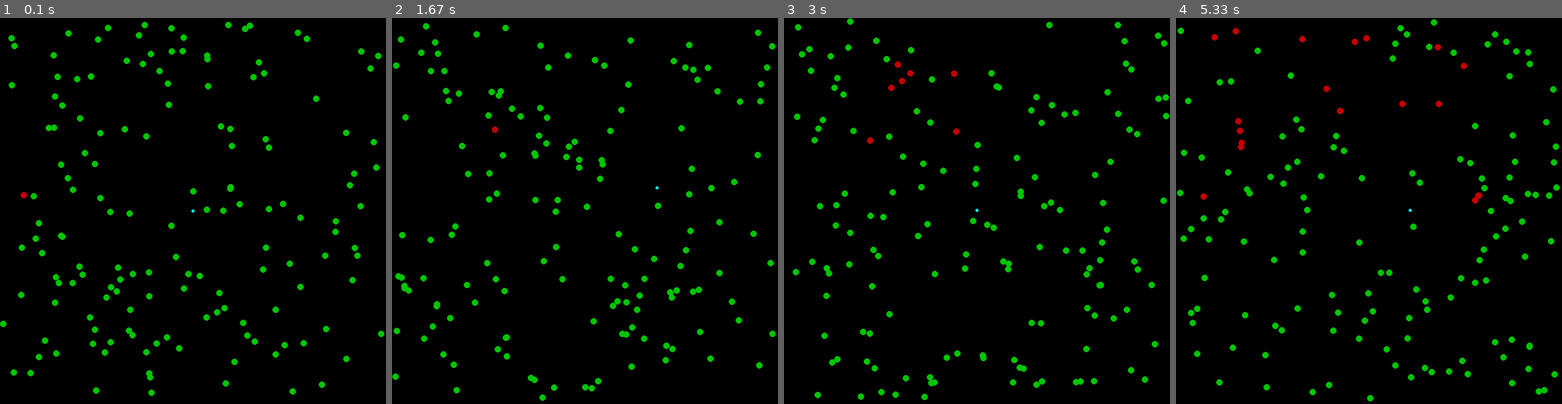
Above: before the commit, frames 1-4 (left to right).
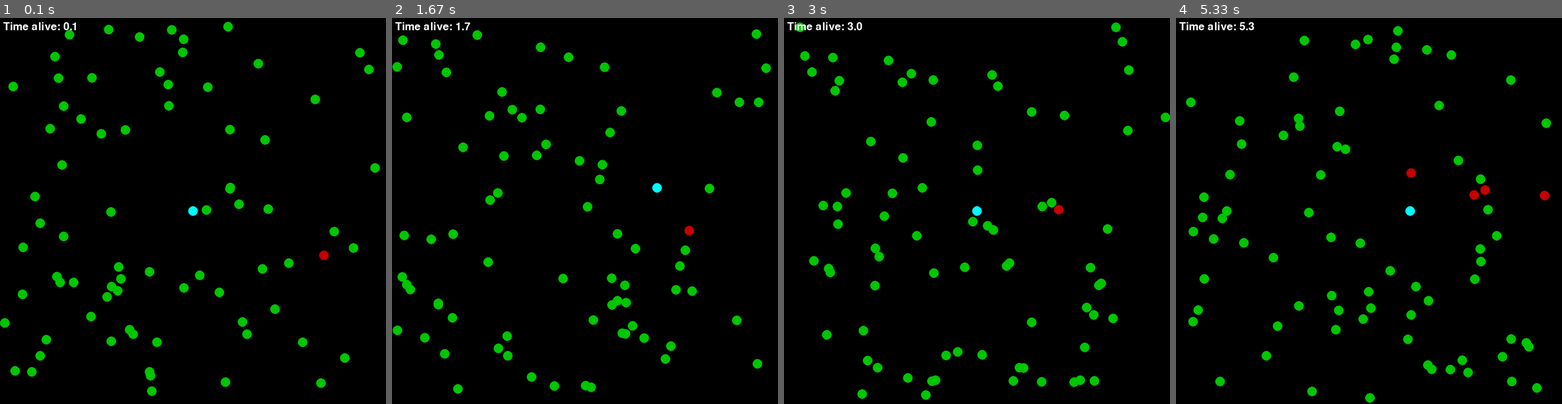
Above: after the commit, the same moments.

Repository: ajaysridhar0/APCSP-Final-Project
Game: pygame game, started from covid19_game.py
Same seed, same stepped clock (60 frames per second), same inputs: the game is played once before the commit and once after it.
Inputs:
- Up to frame 1 (0.1 s): no input
- Up to frame 2 (1.67 s): hold Right 0.33-0.8 s; hold Up 0.83-1.13 s; hold Right 1.17-1.63 s
- Up to frame 3 (3 s): hold Left 1.67-2.2 s; hold Down 2.23-2.53 s; hold Left 2.57-2.97 s
- Up to frame 4 (5.33 s): hold Up 3-3.37 s; hold Right 3.4-4.03 s; hold Down 4.07-4.43 s; hold Left 4.47-4.93 s; hold Right from 4.97 s (still down)

The runs differ from the first frame. In frame 1, 4.3% of the frame differs, in the area x 0-100%, y 1-98%; in frame 2, 4.2%; in frame 3, 4.4%; in frame 4, 5.0%, in the area x 0-100%, y 0-100%.

Commit message:
Add scoreboard for time survived without being infected

Diff:
--- a/covid19_game.py
+++ b/covid19_game.py
@@ -6,11 +6,13 @@
 # dimensions
 display_width = 1200
 display_height = 1200
-population = 150
+population = 75
 
 # color definitions
 black = (0, 0, 0)
 white = (255, 255, 255)
+dark_red = (145, 0, 0)
+dark_green = (0, 145, 0)
 red = (200, 0, 0)
 green = (0, 200, 0)
 bright_red = (255, 0, 0)
@@ -48,6 +50,13 @@
         return Vector(self.x - other.x, self.y - other.y)
 
 
+class Virus:
+    def __init__(self, duration, spread_radius, death_rate):
+        self.duration = duration
+        self.spread_radius = spread_radius
+        self.death_rate = death_rate
+
+
 class Patient:
     def __init__(self, pos, radius, infected):
         self.pos = pos
@@ -77,7 +86,7 @@
         self.pos.x += dx
         self.pos.y += dy
 
-    def draw(self, infected_color=red, healthy_color=green):
+    def draw(self, healthy_color=green, infected_color=red):
         if self.infected:
             color = infected_color
         else:
@@ -117,9 +126,13 @@
 
 
 class Player(Patient):
-    def __init__(self, pos, radius, infected, controls):
+    def __init__(self, pos, radius, infected, healthy_color, infected_color, controls):
         Patient.__init__(self, pos, radius, infected)
         self.controls = controls
+        self.healthy_color = healthy_color
+        self.infected_color = infected_color
+        self.start_time = time.time()
+        self.age = 0
 
     def animate(self):
         key_pressed = pygame.key.get_pressed()
@@ -133,7 +146,17 @@
             self.move(0, -2)
         if key_pressed[self.controls[3]] and self.pos.y < display_height - self.radius:
             self.move(0, 2)
-        self.draw(infected_color=yellow, healthy_color=teal)
+        self.draw(healthy_color=self.healthy_color, infected_color=self.infected_color)
+
+    def time_survived(self):
+        if not self.infected:
+            self.age = time.time() - self.start_time
+        formatted_time = f"{self.age:.1f}"
+        score_time = float(formatted_time)
+        font = pygame.font.SysFont(None, 50)
+        text = font.render("Time alive: " + str(score_time), True, white)
+        game_display.blit(text, (10, 10))
+        return score_time
 
 
 # functions
@@ -145,17 +168,17 @@
 def game_loop():
     # time.sleep(3)
     for i in range(0, population):
-        people.append(Npc(10, False))
-
+        people.append(Npc(15, False))
     player = Player(
         Vector(int(display_width/2), int(display_height/2)),
-        5,
+        15,
         False,
+        teal,
+        yellow,
         [pygame.K_LEFT, pygame.K_RIGHT, pygame.K_UP, pygame.K_DOWN]
     )
-
     people.append(player)
-    infected_people.append(Npc(10, True))
+    infected_people.append(Npc(15, True))
 
     game_exit = False
     while not game_exit:
@@ -168,7 +191,7 @@
             npc.animate()
         for npc in infected_people:
             npc.animate()
-
+        player.time_survived()
         pygame.display.flip()
         clock.tick(120)
 
